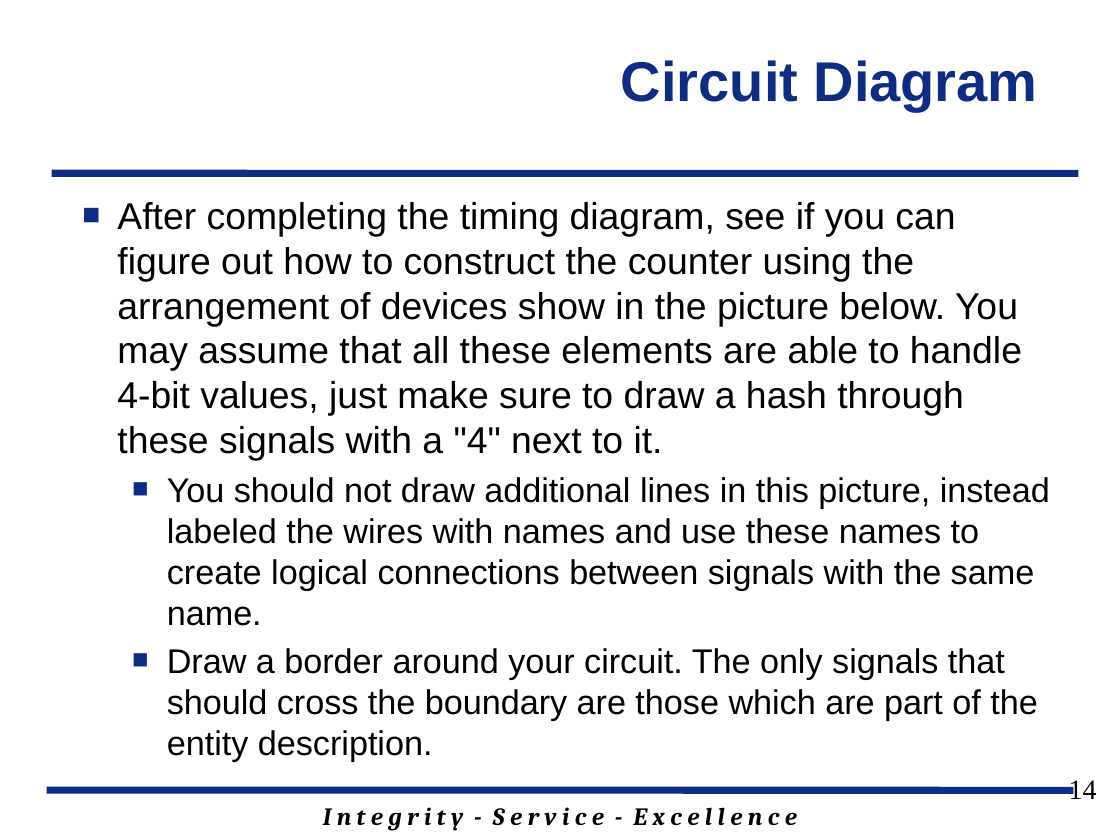
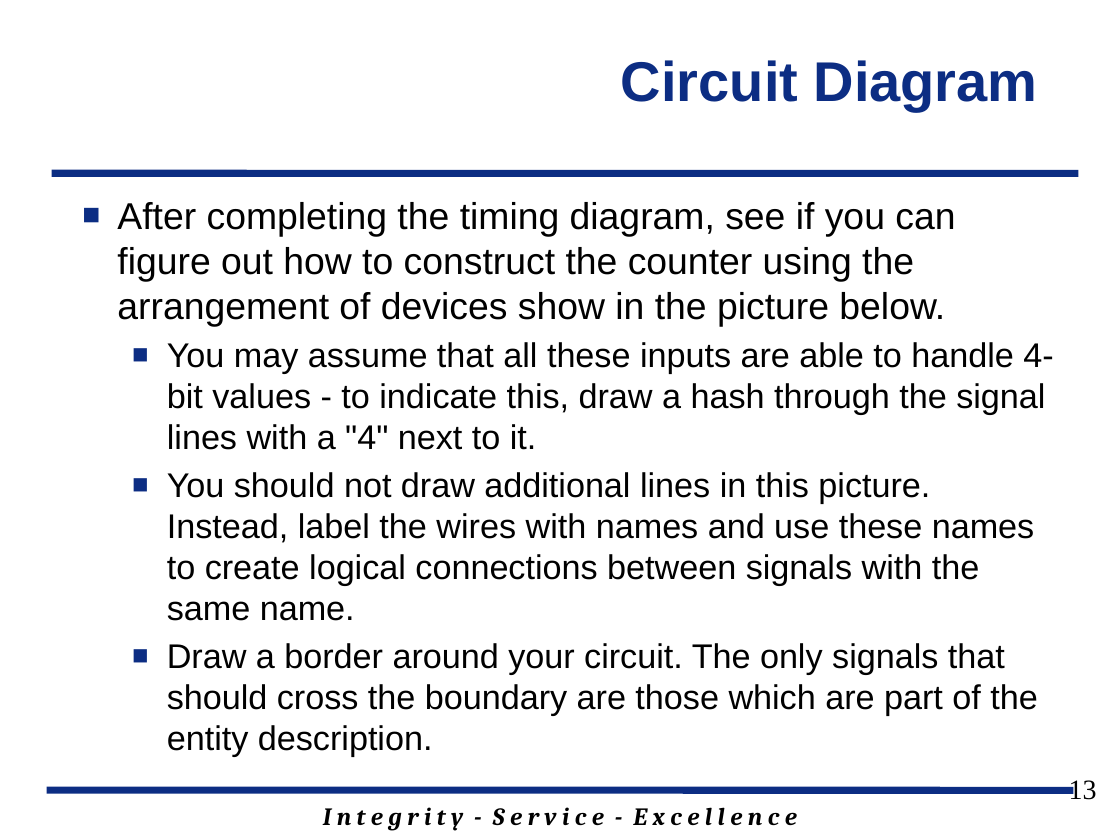
Before and after one commit to jfalkinburg/ECE383_web, a slide deck: slide 13 of lecture/slides/ECE_383_Lec4.pptx (slide 14 before the commit). Drawn at 1120x840 pixels with LibreOffice and Linux fonts; fonts in the diff are those of the drawing; background and template pictures are left out. Boxes give left, top, right and bottom in pixels: in the first picture for what was removed or moved away, otherwise in the second. Text is boxed around its words. In the diff, an @@ line names an element or a change of style, - is before the commit and + after.

```diff
--- a/lecture/slides/ECE_383_Lec4.pptx
+++ b/lecture/slides/ECE_383_Lec4.pptx
@@ text at bbox=[117, 202, 1053, 621]: text changed; size 24 to 22 pt @@
-■ After completing the timing diagram, see if you can figure out how to construct the counter using the arrangement of devices show in the picture below. You may assume that all these elements are able to handle 4-bit values, just make sure to draw a hash through these signals with a "4" next to it.
-  ■ You should not draw additional lines in this picture, instead labeled the wires with names and use these names to create logical connections between signals with the same name.
+■ After completing the timing diagram, see if you can figure out how to construct the counter using the arrangement of devices show in the picture below.
+  ■ You may assume that all these inputs are able to handle 4-bit values - to indicate this, draw a hash through the signal lines with a "4" next to it.
+  ■ You should not draw additional lines in this picture. Instead, label the wires with names and use these names to create logical connections between signals with the same name.
@@ page number at bbox=[1069, 780, 1097, 800]: text changed @@
-14
+13
```
Also in this commit, not shown: 6 other slides changed, 4 slides added, 1 slide removed, 3 other files.
